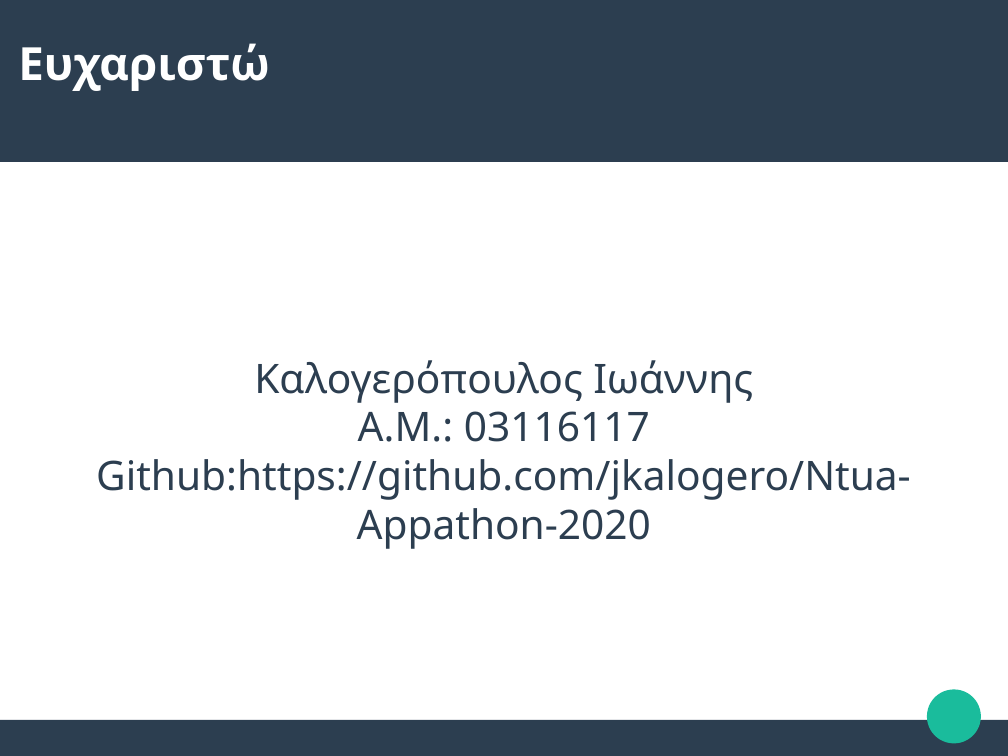
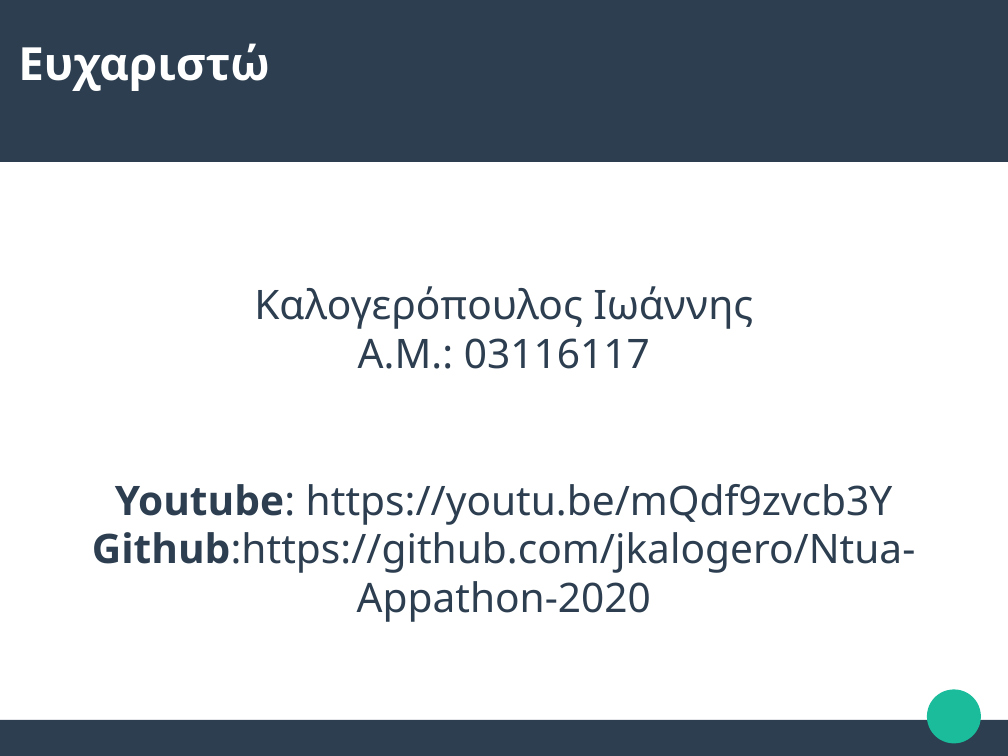
Before and after one commit to jkalogero/Ntua-Appathon-2020, a slide deck: slide 15 of presentation.pptx. Drawn at 1008x756 pixels with LibreOffice and Linux fonts; fonts in the diff are those of the drawing. Boxes give left, top, right and bottom in pixels: in the first picture for what was removed or moved away, otherwise in the second. Text is boxed around its words. In the diff, an @@ line names an element or a change of style, - is before the commit and + after.

Commit message:
Add Youtube link.

```diff
--- a/presentation.pptx
+++ b/presentation.pptx
@@ text at (x1=115, y1=484, x2=893, y2=525): paragraph added @@
+Youtube: https://youtu.be/mQdf9zvcb3Y
@@ text at (x1=92, y1=532, x2=915, y2=622): bold on in "Github:https://github.com/jkalogero/Ntua-Appathon-2020" @@
```
Also in this commit, not shown: 4 other files.
